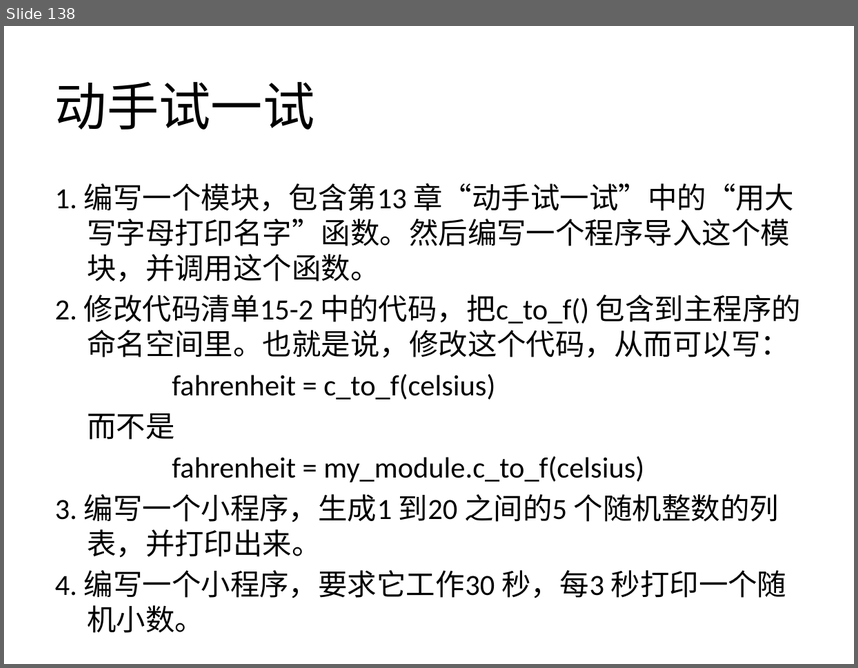
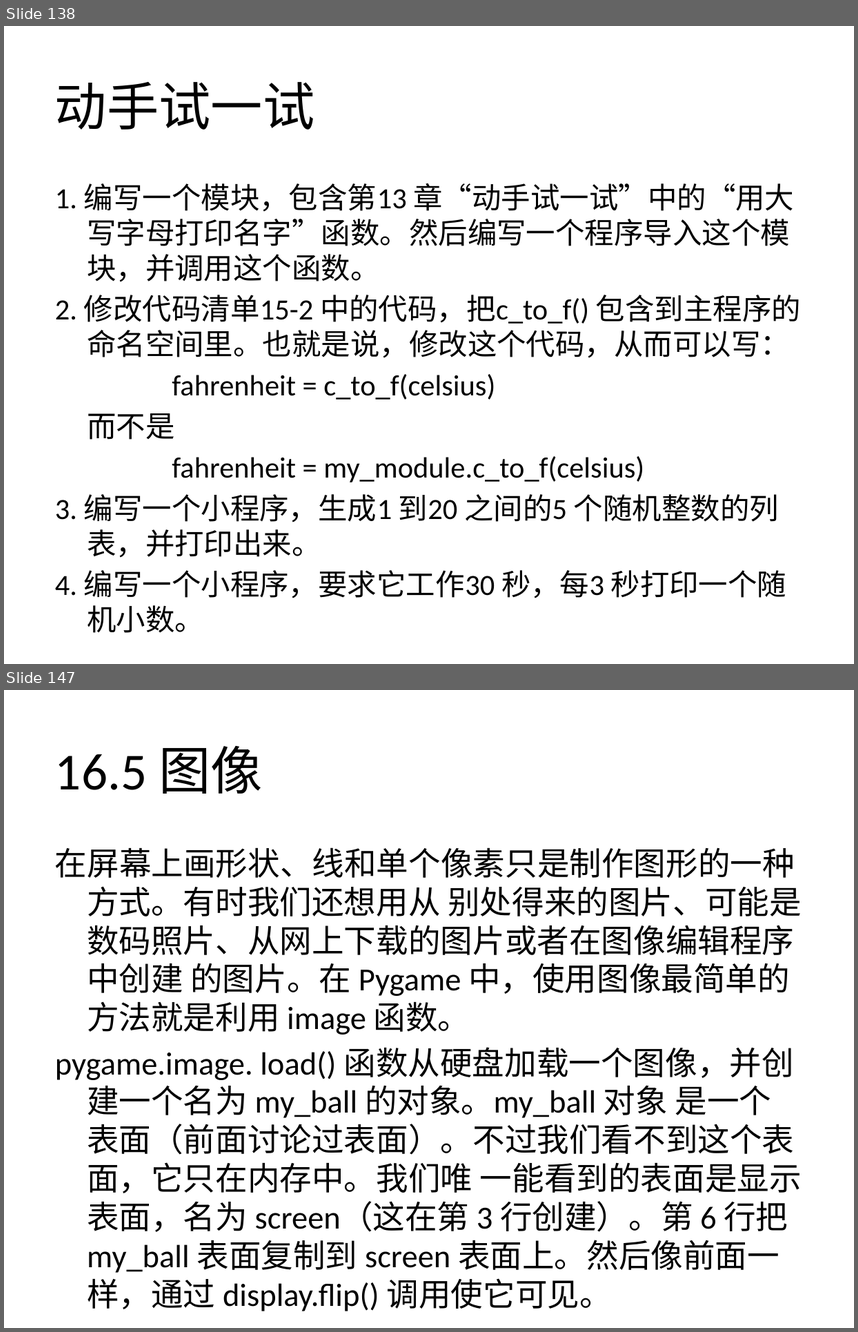
Before and after one commit to zhinan18/Python3, a slide deck: readme/Python3.pptx. Shown one above the other, each under a label of ours: slide 138 before the commit, slides 138 and 147 after it; the slides between them are not shown. The pictures are 858x668 and 858x1332 pixels, drawn with LibreOffice and Linux fonts; fonts in the diff are those of the drawing. Boxes give left, top, right and bottom in pixels: in the first picture for what was removed or moved away, otherwise in the second. Text is boxed around its words. In the diff, an @@ line names an element or a change of style, - is before the commit and + after.

```diff
--- a/readme/Python3.pptx
+++ b/readme/Python3.pptx
@@ slide 147 added at (4, 690, 854, 1328), background #FFFFFF @@
@@ title added at (55, 746, 263, 793), 44 pt, text #000000 @@
+16.5 图像
@@ text added at (55, 847, 802, 1272), 27.2 pt, text #000000 @@
+在屏幕上画形状、线和单个像素只是制作图形的一种方式。有时我们还想用从 别处得来的图片、可能是数码照片、从网上下载的图片或者在图像编辑程序中创建 的图片。在 Pygame 中，使用图像最简单的方法就是利用 image 函数。
+pygame.image. load() 函数从硬盘加载一个图像，并创建一个名为 my_ball 的对象。my_ball 对象 是一个表面（前面讨论过表面）。不过我们看不到这个表面，它只在内存中。我们唯 一能看到的表面是显示表面，名为 screen（这在第 3 行创建）。第 6 行把 my_ball 表面复制到 screen 表面上。然后像前面一样，通过 display.flip() 调用使它可见。
```
Also in this commit, not shown: 13 other slides added, 19 other files.
